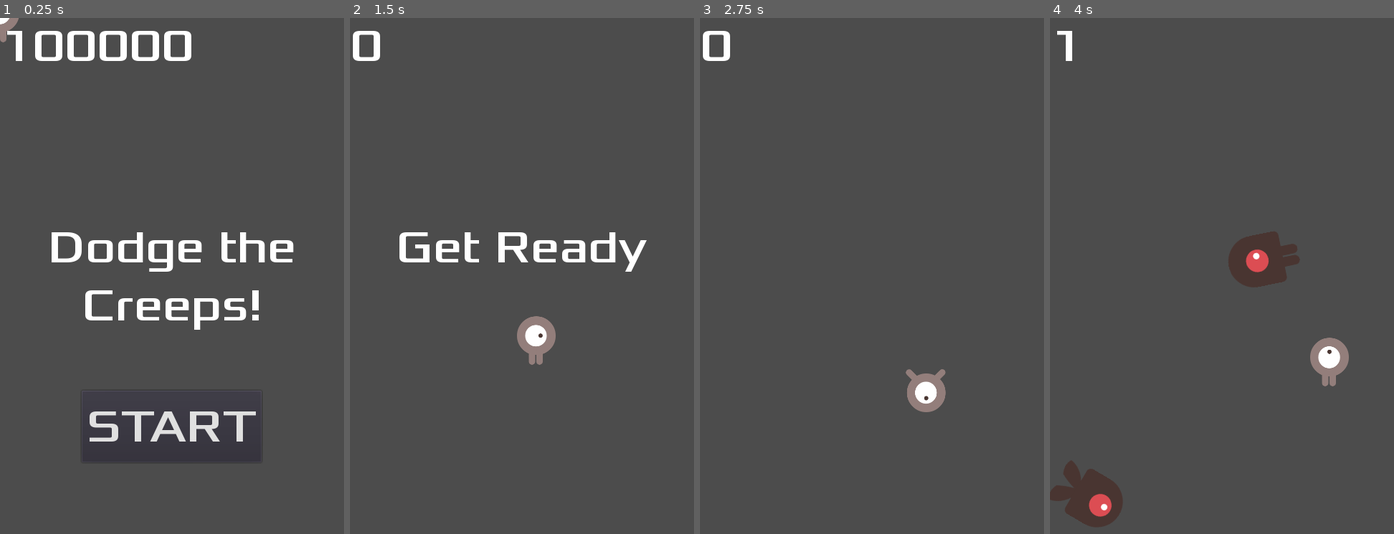
Above: before the commit, frames 1-4 (left to right).
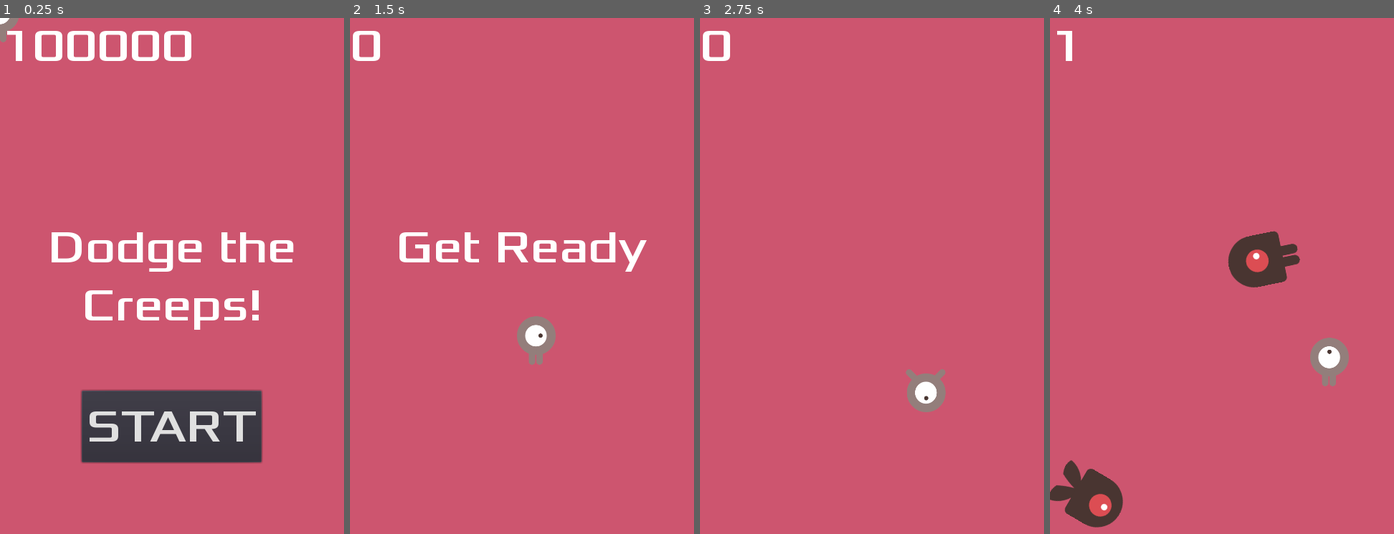
Above: after the commit, the same moments.

Repository: LaurieTrichet/godot-tutorials
Game: Godot game, scene res://Main.tscn
Two runs of this game, one before a commit and one after it. Both use one fixed random seed, a clock stepped at 60 frames per second and the inputs below.
Inputs:
- Up to frame 1 (0.25 s): no input
- Up to frame 2 (1.5 s): click "START" at 0.5 s; tap Enter at 1.25 s; hold D (move_right) from 1.28 s (still down)
- Up to frame 3 (2.75 s): release D (move_right) at 2.03 s; hold S (move_down) from 2.03 s (still down)
- Up to frame 4 (4 s): release S (move_down) at 2.78 s; hold D (move_right) 2.78-3.53 s; hold W (move_up) from 3.53 s (still down)

The runs differ from the first frame. In frame 1, 89% of the frame differs, in the area x 0-100%, y 0-100%; in frame 2, 98%; in frame 3, 99%; in frame 4, 96%.

Commit message:
added background and sound

Diff:
--- a/Main.gd
+++ b/Main.gd
@@ -7,22 +7,22 @@
 func _ready():
 	randomize()
 
+func start_game():
+	$BackgroundMusic.play()
+	score = 0
+	$Player.start($StartPosition.position)
+	$StartTimer.start()
+	get_tree().call_group("mobs", "queue_free")
 
 func _on_Player_hit():
 	game_over()
 
-
 func game_over():
+	$BackgroundMusic.stop()
+	$DeathSound.play()
 	$HUD.show_game_over()
 	$ScoreTimer.stop()
 	$MobTimer.stop()
-
-
-func start_game():
-	score = 0
-	$Player.start($StartPosition.position)
-	$StartTimer.start()
-	get_tree().call_group("mobs", "queue_free")
 
 
 func _on_MobTimer_timeout():
--- a/Main.tscn
+++ b/Main.tscn
@@ -1,9 +1,11 @@
-[gd_scene load_steps=6 format=2]
+[gd_scene load_steps=8 format=2]
 
 [ext_resource path="res://Player.tscn" type="PackedScene" id=1]
 [ext_resource path="res://Main.gd" type="Script" id=2]
 [ext_resource path="res://Mob.tscn" type="PackedScene" id=3]
 [ext_resource path="res://HUD.tscn" type="PackedScene" id=4]
+[ext_resource path="res://art/gameover.wav" type="AudioStream" id=5]
+[ext_resource path="res://art/House In a Forest Loop.ogg" type="AudioStream" id=6]
 
 [sub_resource type="Curve2D" id=1]
 _data = {
@@ -13,6 +15,11 @@
 [node name="Main" type="Node"]
 script = ExtResource( 2 )
 mob_scene = ExtResource( 3 )
+
+[node name="ColorRect" type="ColorRect" parent="."]
+anchor_right = 1.0
+anchor_bottom = 1.0
+color = Color( 0.807843, 0.337255, 0.439216, 1 )
 
 [node name="Player" parent="." instance=ExtResource( 1 )]
 
@@ -36,6 +43,12 @@
 
 [node name="HUD" parent="." instance=ExtResource( 4 )]
 
+[node name="BackgroundMusic" type="AudioStreamPlayer" parent="."]
+stream = ExtResource( 6 )
+
+[node name="DeathSound" type="AudioStreamPlayer" parent="."]
+stream = ExtResource( 5 )
+
 [connection signal="hit" from="Player" to="." method="_on_Player_hit"]
 [connection signal="timeout" from="MobTimer" to="." method="_on_MobTimer_timeout"]
 [connection signal="timeout" from="ScoreTimer" to="." method="_on_ScoreTimer_timeout"]
